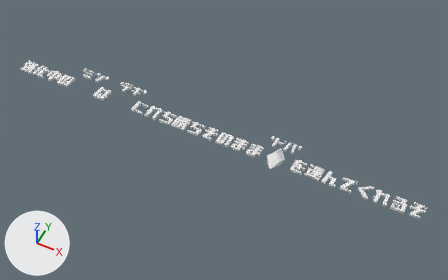
A saved change to the OBJ model Project/Resources/Models/tutorialText/tutorialText13.obj.
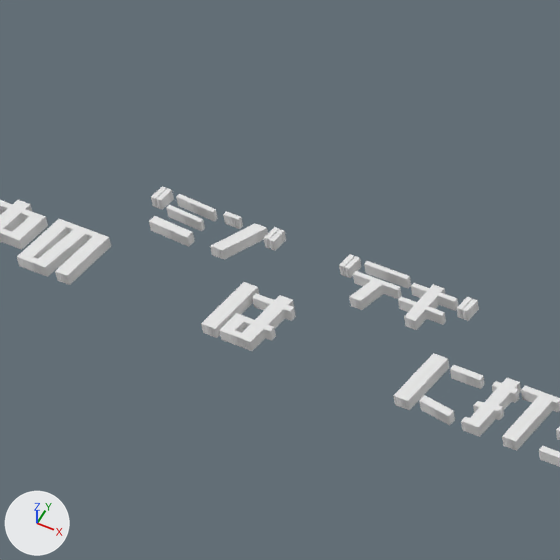
Each version appears first whole from a 50 mm lens placed at (7.78, -13.71, 17.16), pointed at (0.81, 0.23, -0.27), and next in a close-up on the part from 12% to 36% of the width and 11% to 51% of the height. Lighting does not change. The marker at lower left points along +X, +Y and +Z. The first two pictures are the older version. Where no turn or scale is listed for an object, it has been applied to the vertices.

Before the edit, the objects in view are built like this:
```python
me_text_003 = bpy.data.meshes.new('Text.003')
me_text_003.from_pydata(...)  # 96 vertices, 164 faces; spans x -4.163..-2.976, y 0.552..0.966, z -0.05..0.05
me_text_003.materials.append(mat_material_014)  # white #e7e7e7
me_text_006 = bpy.data.meshes.new('Text.006')
me_text_006.from_pydata(...)  # 482 vertices, 936 faces; spans x -3.0..2.41, y -0.21..0.34, z -0.05..0.05
me_text_006.materials.append(mat_material_020)  # white #e7e7e7
me_text_008 = bpy.data.meshes.new('Text.008')
me_text_008.from_pydata(...)  # 72 vertices, 108 faces; spans x -5.956..-4.769, y 0.55..0.966, z -0.05..0.05
me_text_008.materials.append(mat_material_022)  # white #e7e7e7
ob_text_003 = bpy.data.objects.new('Text.003', me_text_003)
ob_text_003.location = (0.0, 0.0, 0.0)
ob_text_006 = bpy.data.objects.new('Text.006', me_text_006)
ob_text_006.location = (0.0, 0.0, 0.0)
ob_text_008 = bpy.data.objects.new('Text.008', me_text_008)
ob_text_008.location = (0.0, 0.0, 0.0)
# also in view: 'Text.004' at (-7.16, 0.04, 0.0); 'Text.002' at (-4.48, 0.06, 0.0)
```
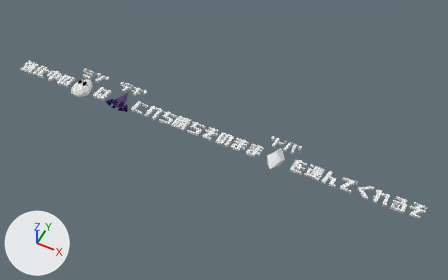
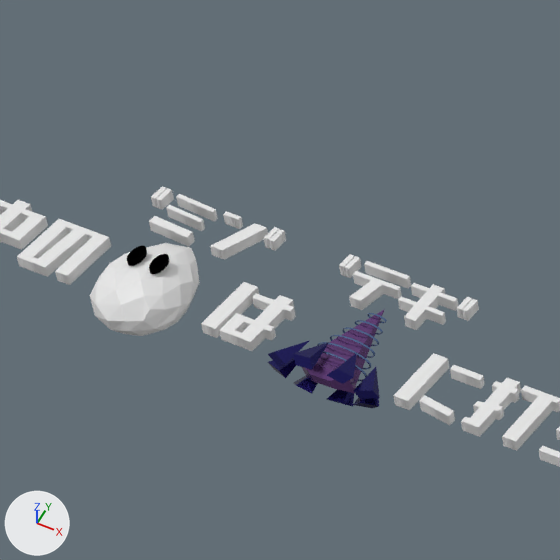
Pixel boxes [x1, y1, x2, y2] of what changed, in the close-ups (560 x 560 px):
```json
{"object": "球", "change": "added", "after": [90, 243, 200, 336], "faces in mat_material_008 (white #e7e7e7)": [90, 243, 200, 336], "faces in mat_material_007 (black #000000)": [127, 246, 169, 274]}
{"object": "トーラス.004", "change": "added", "after": [268, 309, 387, 408], "faces in mat_マテリアル_001 (dark blue #1f1c6b)": [268, 340, 380, 408], "faces in mat_material_024 (purple #764c90)": [302, 309, 385, 393], "faces in mat_ring (blue #5c78a8)": [317, 313, 387, 381]}
```

Scene script edits in JSON lines:
```json
{"op": "add", "block": "mat_material_007", "code": ["mat_material_007 = principled_material('Material.007')", "mat_material_007.base_color = (0.0, 0.0, 0.0)  # black #000000", "mat_material_007.metallic = 1.0", "mat_material_007.roughness = 1.0"]}
{"op": "add", "block": "mat_material_024", "code": ["mat_material_024 = principled_material('Material.024')", "mat_material_024.base_color = (0.182, 0.0718, 0.277)  # purple #764c90", "mat_material_024.metallic = 0.7", "mat_material_024.roughness = 0.2"]}
{"op": "add", "block": "mat_マテリアル_001", "code": ["mat_マテリアル_001 = principled_material('マテリアル.001')", "mat_マテリアル_001.base_color = (0.0136, 0.0113, 0.146)  # dark blue #1f1c6b", "mat_マテリアル_001.metallic = 0.7", "mat_マテリアル_001.roughness = 0.2"]}
{"op": "add", "block": "mat_ring", "code": ["mat_ring = principled_material('Ring')", "mat_ring.base_color = (0.107, 0.189, 0.391)  # blue #5c78a8", "mat_ring.metallic = 0.7", "mat_ring.roughness = 0.2"]}
{"op": "add", "block": "me_球", "code": ["me_球 = bpy.data.meshes.new('球')", "me_球.from_pydata(...)  # 208 vertices, 405 faces; spans x -5.805..-5.008, y -0.503..0.483, z -0.223..0.271", "# faces by material slot: [157, 248]", "me_球.materials.append(mat_material_008)  # white #e7e7e7", "me_球.materials.append(mat_material_007)  # black #000000"]}
{"op": "add", "block": "me_トーラス_004", "code": ["me_トーラス_004 = bpy.data.meshes.new('トーラス.004')", "me_トーラス_004.from_pydata(...)  # 1205 vertices, 2374 faces; spans x -4.119..-3.091, y -0.328..0.601, z -0.198..0.198", "# faces by material slot: [2304, 22, 48]", "me_トーラス_004.materials.append(mat_ring)  # blue #5c78a8", "me_トーラス_004.materials.append(mat_material_024)  # purple #764c90", "me_トーラス_004.materials.append(mat_マテリアル_001)  # dark blue #1f1c6b"]}
{"op": "add", "block": "ob_球", "code": ["ob_球 = bpy.data.objects.new('球', me_球)", "ob_球.location = (0.0, 0.0, 0.0)"]}
{"op": "add", "block": "ob_トーラス_004", "code": ["ob_トーラス_004 = bpy.data.objects.new('トーラス.004', me_トーラス_004)", "ob_トーラス_004.location = (0.0, 0.0, 0.0)"]}
```
